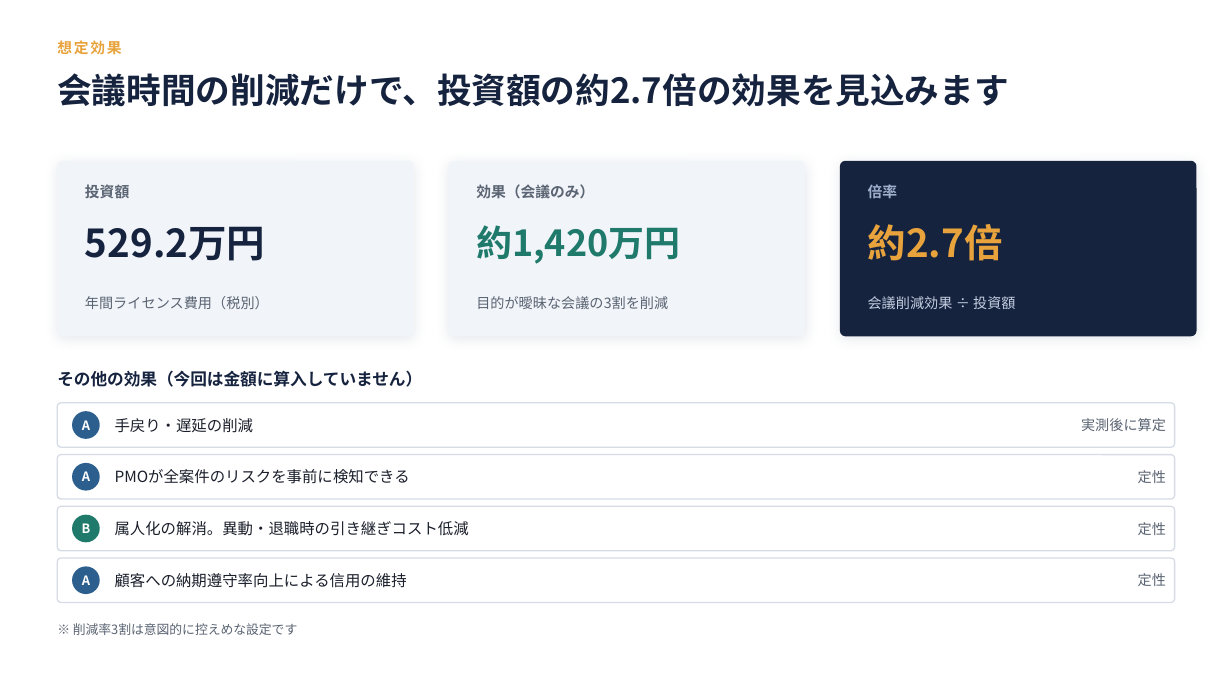
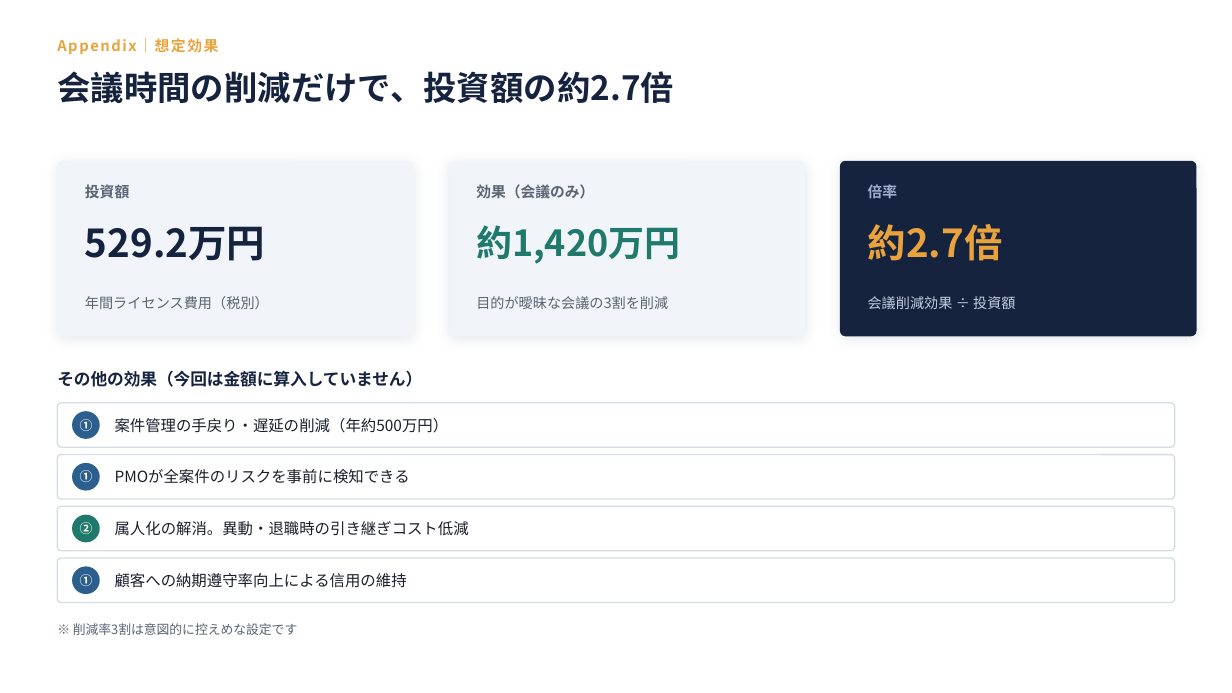
Before and after one commit to nii-d/claude-test, a slide deck: slide 16 of slides/notion-proposal.pptx (slide 22 before the commit). Drawn at 1232x693 pixels with LibreOffice and Linux fonts; fonts in the diff are those of the drawing. Boxes give left, top, right and bottom in pixels: in the first picture for what was removed or moved away, otherwise in the second. Text is boxed around its words. In the diff, an @@ line names an element or a change of style, - is before the commit and + after.

```diff
--- a/slides/notion-proposal.pptx
+++ b/slides/notion-proposal.pptx
@@ text at box(57, 38, 219, 54): text changed @@
-想定効果
+Appendix｜想定効果
@@ text at box(57, 71, 674, 103): text changed; size 27 to 26 pt @@
-会議時間の削減だけで、投資額の約2.7倍の効果を見込みます
+会議時間の削減だけで、投資額の約2.7倍
@@ text at box(80, 419, 93, 431): text changed @@
-A
+①
@@ text at box(115, 418, 449, 433): text changed @@
-手戻り・遅延の削減
+案件管理の手戻り・遅延の削減（年約500万円）
@@ text removed at box(1081, 418, 1166, 431) @@
-実測後に算定
@@ text at box(80, 470, 93, 482): text changed @@
-A
+①
@@ text removed at box(1138, 470, 1166, 483) @@
-定性
@@ text at box(80, 522, 93, 534): text changed @@
-B
+②
@@ text removed at box(1138, 522, 1166, 535) @@
-定性
@@ text at box(80, 574, 93, 586): text changed @@
-A
+①
@@ text removed at box(1138, 573, 1166, 586) @@
-定性
```
Also in this commit, not shown: 14 other slides changed, 6 slides added, 11 slides removed, 3 other files.
